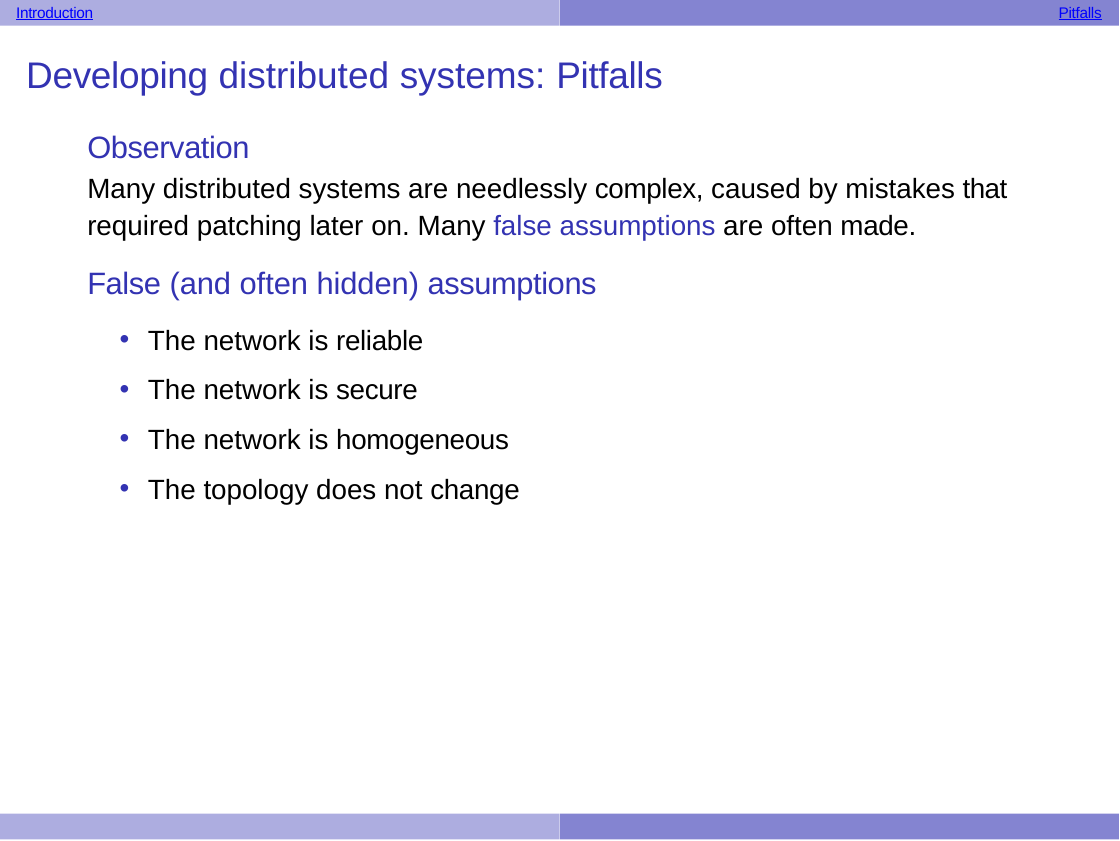
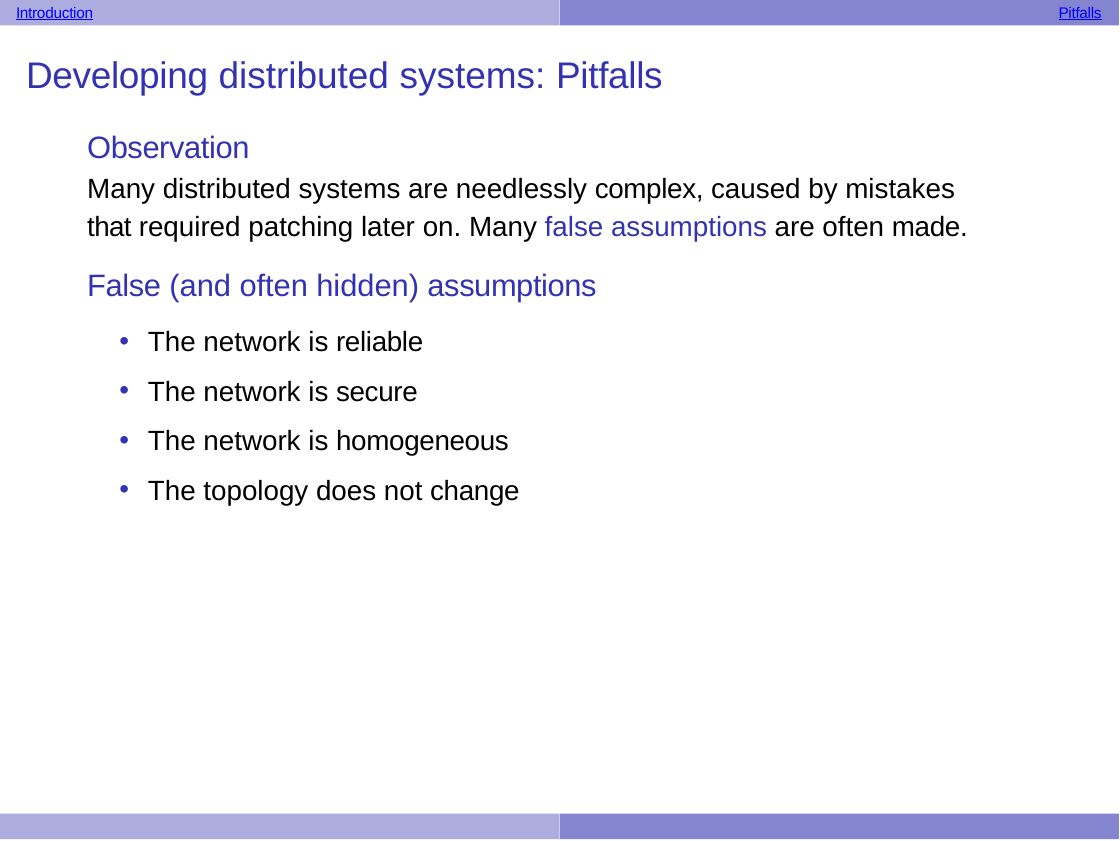
Before and after one commit to UVADS/distributed_computing, a slide deck: slide 32 of 02_rdds_and_running_cluster/01_intro_distributed_systems_apt.pptx (slide 31 before the commit). Drawn at 1120x841 pixels with LibreOffice and Linux fonts; fonts in the diff are those of the drawing. Boxes give left, top, right and bottom in pixels: in the first picture for what was removed or moved away, otherwise in the second. Text is boxed around its words. In the diff, an @@ line names an element or a change of style, - is before the commit and + after.

Commit message:
added distrib systems slide

```diff
--- a/02_rdds_and_running_cluster/01_intro_distributed_systems_apt.pptx
+++ b/02_rdds_and_running_cluster/01_intro_distributed_systems_apt.pptx
@@ text at <box>87,177,968,241</box>: text changed @@
-Many distributed systems are needlessly complex, caused by mistakes that required patching later on. Many false assumptions are often made.
+Many distributed systems are needlessly complex, caused by mistakes
+that required patching later on. Many false assumptions are often made.
```
Also in this commit, not shown: 20 other slides changed, 1 slide added.
